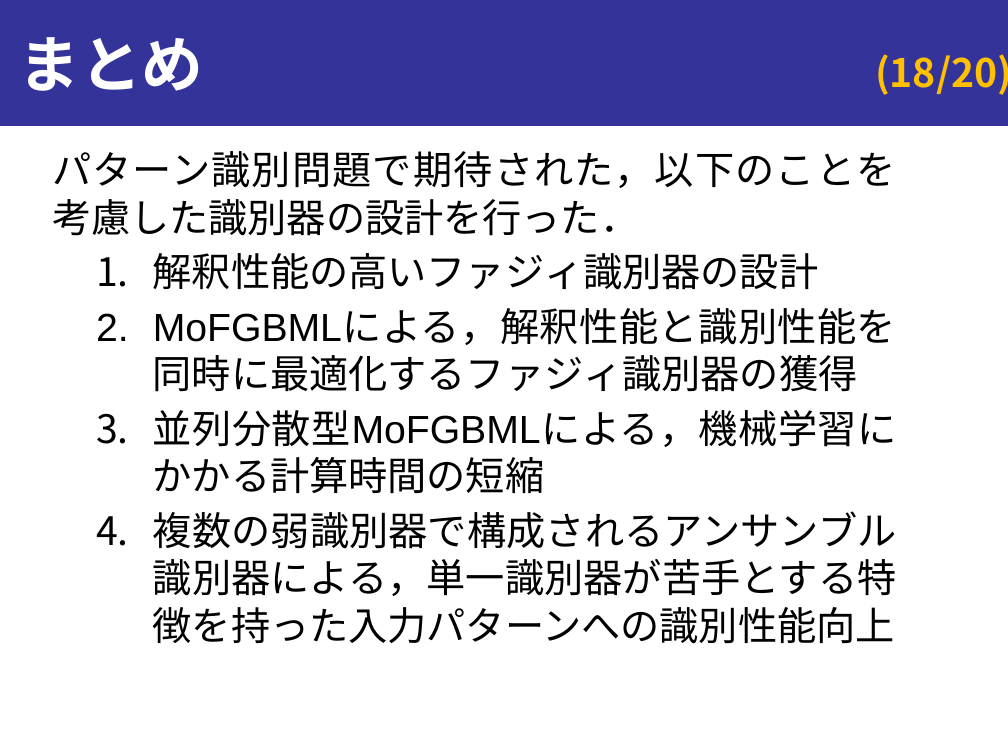
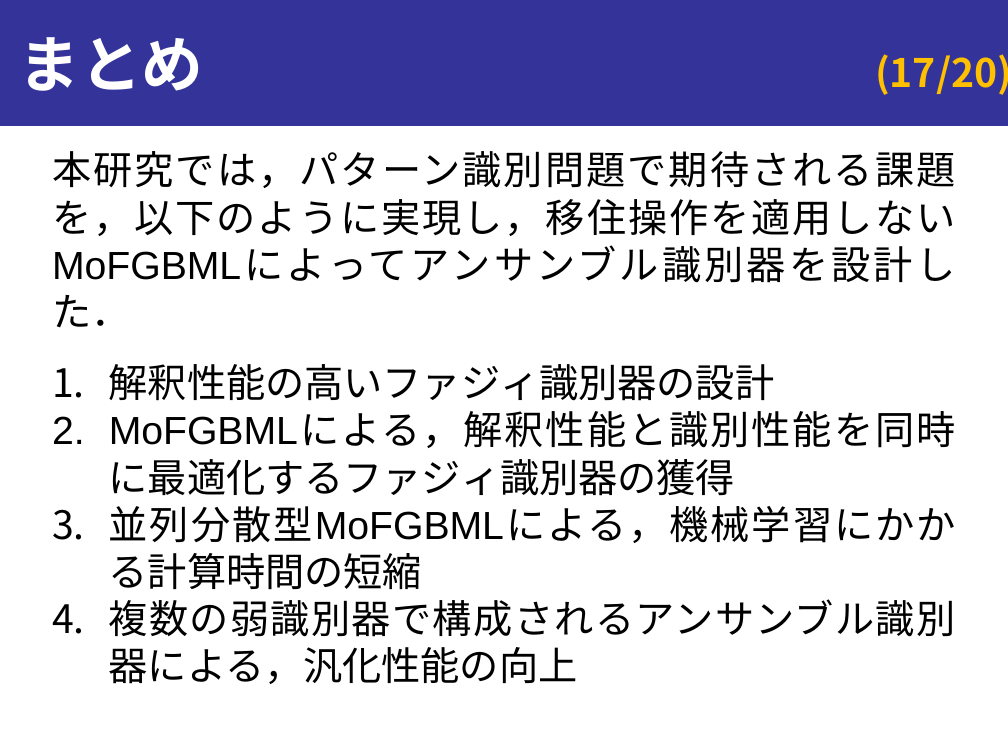
Before and after one commit to onikUone/Junior_slides, a slide deck: slide 17 of omozaki_v2.pptx (slide 18 before the commit). Drawn at 1008x756 pixels with LibreOffice and Linux fonts; fonts in the diff are those of the drawing. Boxes give left, top, right and bottom in pixels: in the first picture for what was removed or moved away, otherwise in the second. Text is boxed around its words. In the diff, an @@ line names an element or a change of style, - is before the commit and + after.

Commit message:
1/22 6:51

```diff
--- a/omozaki_v2.pptx
+++ b/omozaki_v2.pptx
@@ page number at [875,54,1008,95]: text changed @@
-(18/20)
+(17/20)
@@ text at [52,151,955,236]: text changed @@
-パターン識別問題で期待された，以下のことを
-考慮した識別器の設計を行った．
+本研究では，パターン識別問題で期待される課題を，以下のように実現し，移住操作を適用しないMoFGBMLによってアンサンブル識別器を設計した．
@@ text at [109,364,956,590]: list level 2 to 1 in "解釈性能の高いファジィ識別器の設計"; list level 2 to 1 in "並列分散型MoFGBMLによる，機械学習にかかる計算時間の短縮" @@
@@ text at [109,413,956,496]: text changed @@
-  2. MoFGBMLによる，解釈性能と識別性能を
-     同時に最適化するファジィ識別器の獲得
+2. MoFGBMLによる，解釈性能と識別性能を同時に最適化するファジィ識別器の獲得
@@ text at [109,599,956,684]: text changed @@
-  4. 複数の弱識別器で構成されるアンサンブル識別器による，単一識別器が苦手とする特徴を持った入力パターンへの識別性能向上
+4. 複数の弱識別器で構成されるアンサンブル識別器による，汎化性能の向上
```
Also in this commit, not shown: 4 other slides changed, 7 slides added, 4 slides removed.
